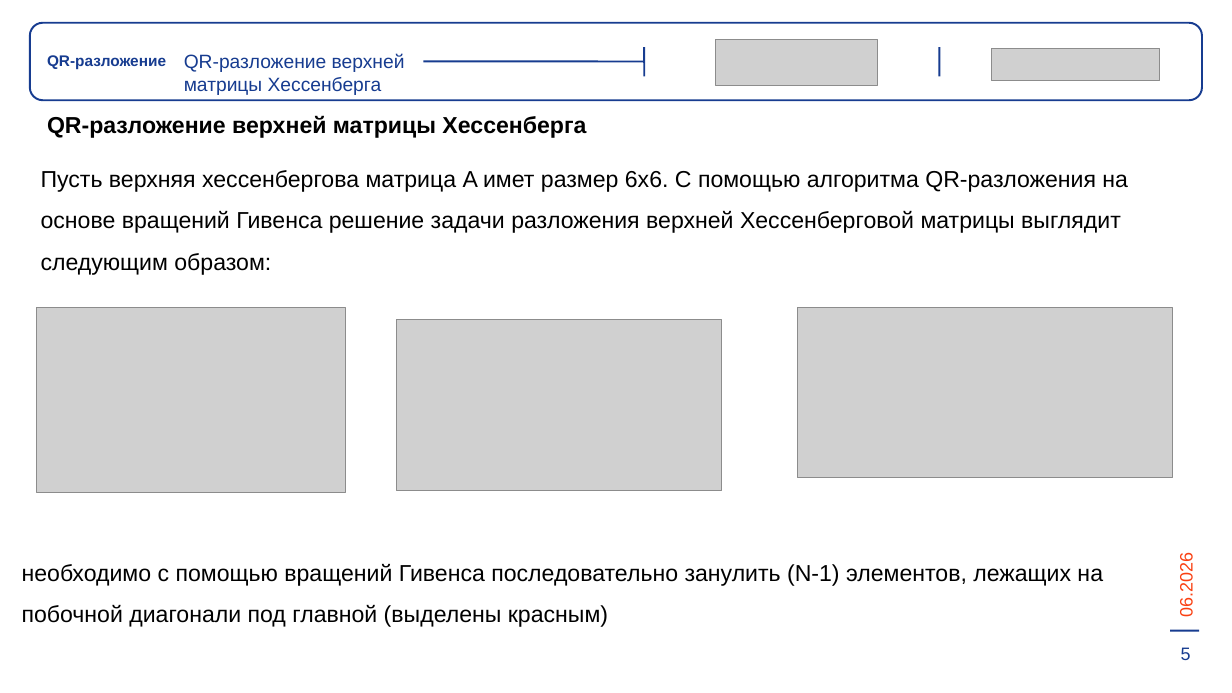
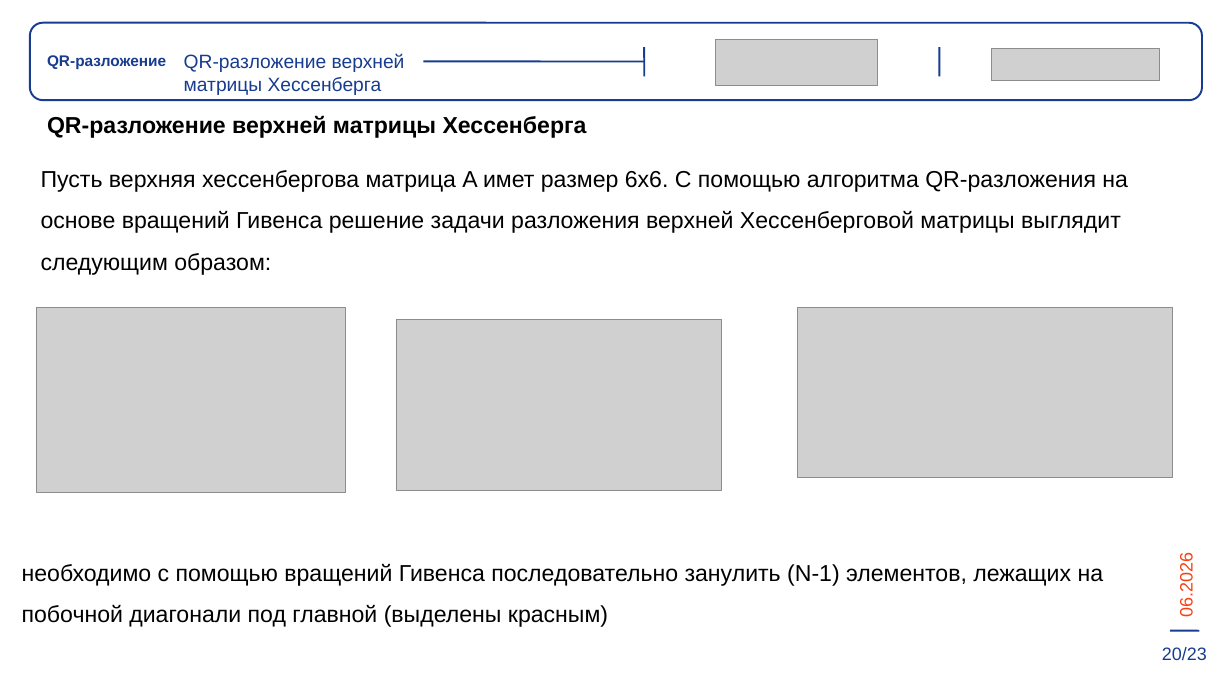
Before and after one commit to wellcome2AD/QR-decomposition, a slide deck: slide 21 of отчётность/диплом.pptx (slide 15 before the commit). Drawn at 1232x693 pixels with LibreOffice and Linux fonts; fonts in the diff are those of the drawing; grey boxes stand for pictures. Boxes give left, top, right and bottom in pixels: in the first picture for what was removed or moved away, otherwise in the second. Text is boxed around its words. In the diff, an @@ line names an element or a change of style, - is before the commit and + after.

```diff
--- a/отчётность/диплом.pptx
+++ b/отчётность/диплом.pptx
@@ text added at (1162,647,1207,661), 14 pt, text #173C90 @@
+20/23
@@ text removed at (1181,647,1191,660) @@
-5
```
Also in this commit, not shown: 17 other slides changed, 6 slides added, 9 other files.
